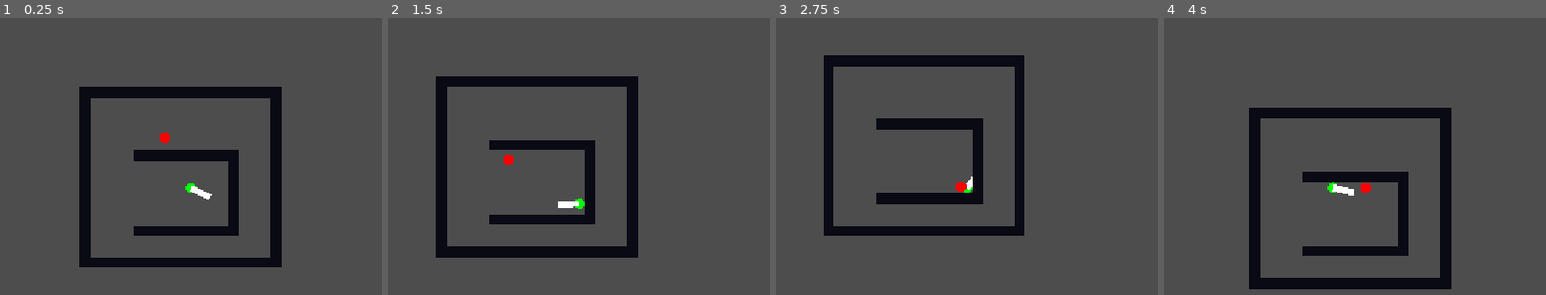
Above: before the commit, frames 1-4 (left to right).
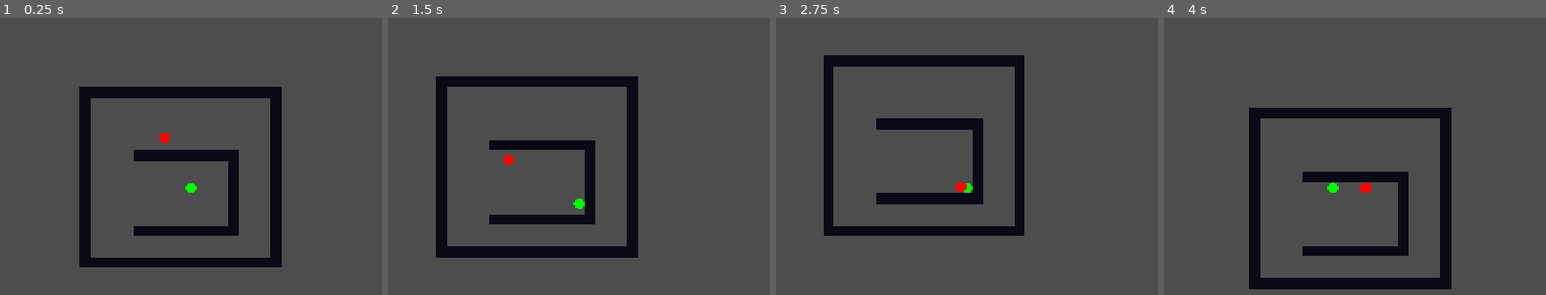
Above: after the commit, the same moments.

Repository: Kapcpa/gmtk-gamejam-2026
Game: Godot game, scene res://scenes/main.tscn
Same seed, same stepped clock (60 frames per second), same inputs: the game is played once before the commit and once after it.
Inputs (mouse positions are in pixels of both pictures, inside the frame that each line leads up to):
- Up to frame 1 (0.25 s): no input
- Up to frame 2 (1.5 s): move the mouse to (747, 167) at 0.52 s; hold D (right) 0.53-1.28 s; click (747, 167) at 0.6 s; move the mouse to (426, 209) at 1.27 s; hold S (down) from 1.28 s (still down); click (426, 209) at 1.35 s
- Up to frame 3 (2.75 s): move the mouse to (1043, 92) at 2.02 s; release S (down) at 2.03 s; hold D (right) from 2.03 s (still down); click (1043, 92) at 2.1 s
- Up to frame 4 (4 s): move the mouse to (1316, 272) at 2.77 s; release D (right) at 2.78 s; hold W (up) 2.78-3.53 s; click (1316, 272) at 2.85 s; move the mouse to (outside the picture) at 3.52 s; hold A (left) from 3.53 s (still down); click (outside the picture) at 3.6 s

The runs differ from the first frame. In frame 1, 0.1% of the frame differs, in the area x 49-56%, y 60-66%; in frame 2, 0.1%; in frame 3, less than 0.1%; in frame 4, 0.1%, in the area x 44-50%, y 60-65%.

Commit message:
Player enum - player.gd

Diff:
--- a/scripts/player.gd
+++ b/scripts/player.gd
@@ -3,16 +3,71 @@
 @onready var melee_hitbox: RayCast2D = $melee_hitbox
 @onready var debug_melee: Line2D = $melee_hitbox/debug_melee
 
+enum State {
+	IDLE,
+	RUNNING,
+	DASHING,
+	ATTACKING,
+	HIT,
+	DEAD
+}
+
+var current_state: State = State.IDLE
+
 const SPEED = 200.0
 const MELEE_RANGE = 32.0
 
+func _physics_process(delta: float) -> void:
+	match current_state:
+		State.IDLE:
+			_state_idle(delta)
+		State.RUNNING:
+			_state_running(delta)
+		State.DASHING:
+			_state_dashing(delta)
+		State.ATTACKING:
+			_state_attacking(delta)
+		State.HIT:
+			_state_hit(delta)
+		State.DEAD:
+			_state_dead(delta)
 
-func _physics_process(delta: float) -> void:
-	var direction = Input.get_vector("left", "right", "up", "down")
-	velocity = direction * SPEED
 	move_and_slide()
 
 func _process(delta: float) -> void:
+	pass
+
+func _state_idle(_delta: float) -> void:
+	velocity = Vector2(move_toward(velocity.x, 0, SPEED), move_toward(velocity.y, 0, SPEED))
+	var direction = Input.get_vector("left", "right", "up", "down")
+	if direction:
+		_change_state(State.RUNNING)
+
+func _state_running(_delta: float) -> void:
+	var direction = Input.get_vector("left", "right", "up", "down")
+
+	if direction:
+		velocity = direction * SPEED
+	else:
+		_change_state(State.IDLE)
+
+
+func _state_dashing(_delta: float) -> void:
+	pass
+
+func _state_attacking(_delta: float) -> void:
+	pass
+
+func _state_hit(_delta: float) -> void:
+	pass
+
+func _state_dead(_delta: float) -> void:
+	pass
+
+func _change_state(new_state: State):
+	current_state = new_state
+
+func _aim():
 	var melee_direction = to_local(get_global_mouse_position())
 
 	if melee_direction != Vector2.ZERO:
Not shown, changed: ideas.txt
